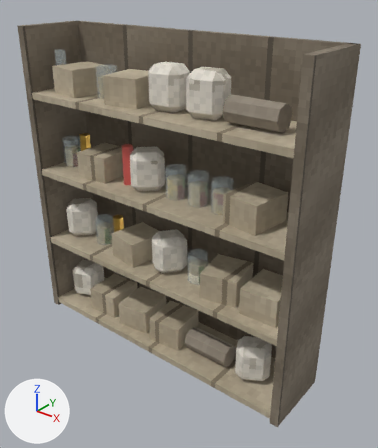
The Blender file blender/shop_shelf.blend: old version first, new version second.
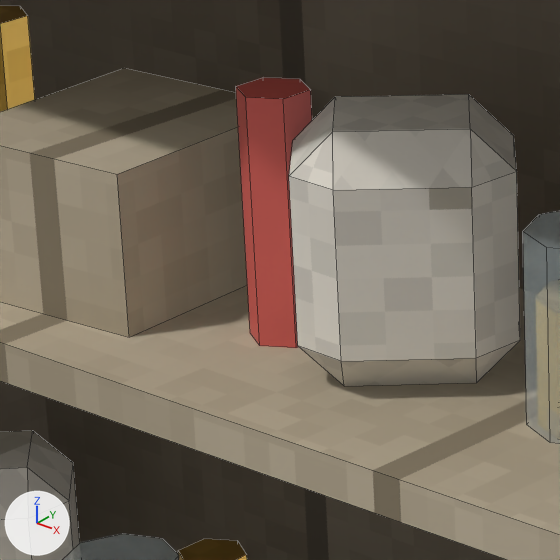
Each version appears first whole from a 50 mm lens placed at (2.39, -1.92, 2.25), pointed at (0.62, 0.28, 0.88), and next in a close-up on the part from 23% to 45% of the width and 30% to 49% of the height. Lighting does not change. The marker at lower left points along +X, +Y and +Z. The first two pictures are the older version. The close-ups show mesh edges as thin lines.

Names of what the first close-up shows: 'body'.
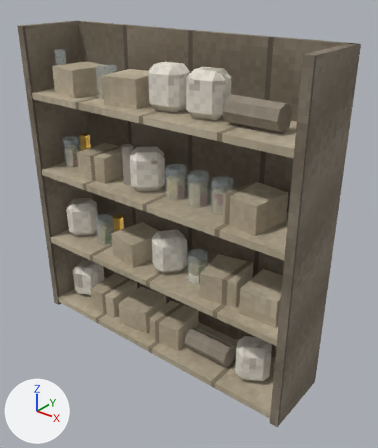
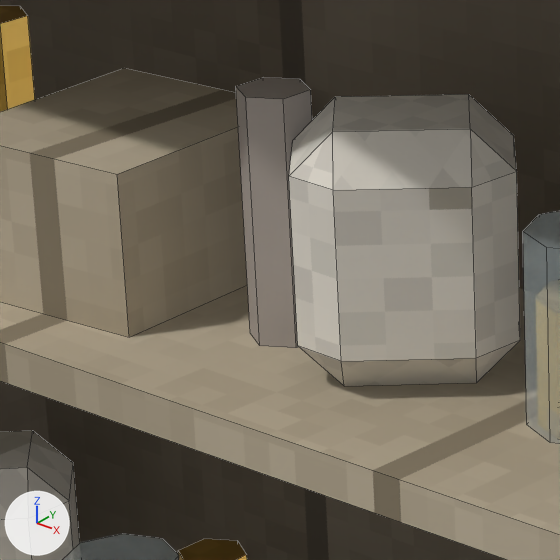
Location of each change, [x1, y1, x2, y2] in pixels of the close-ups (560 x 560 px):
'body', recoloured
    both: [233, 75, 315, 351]

Patch to the scene script:
```diff
--- a/blender/shop_shelf.blend.py
+++ b/blender/shop_shelf.blend.py
@@ mat_e_red @@
 mat_e_red = principled_material('e_red')
-mat_e_red.base_color = (0.7, 0.12, 0.1)  # red #da6159
+mat_e_red.base_color = (0.42, 0.37, 0.33)  # grey #ada49b
 mat_e_red.roughness = 0.6
```
